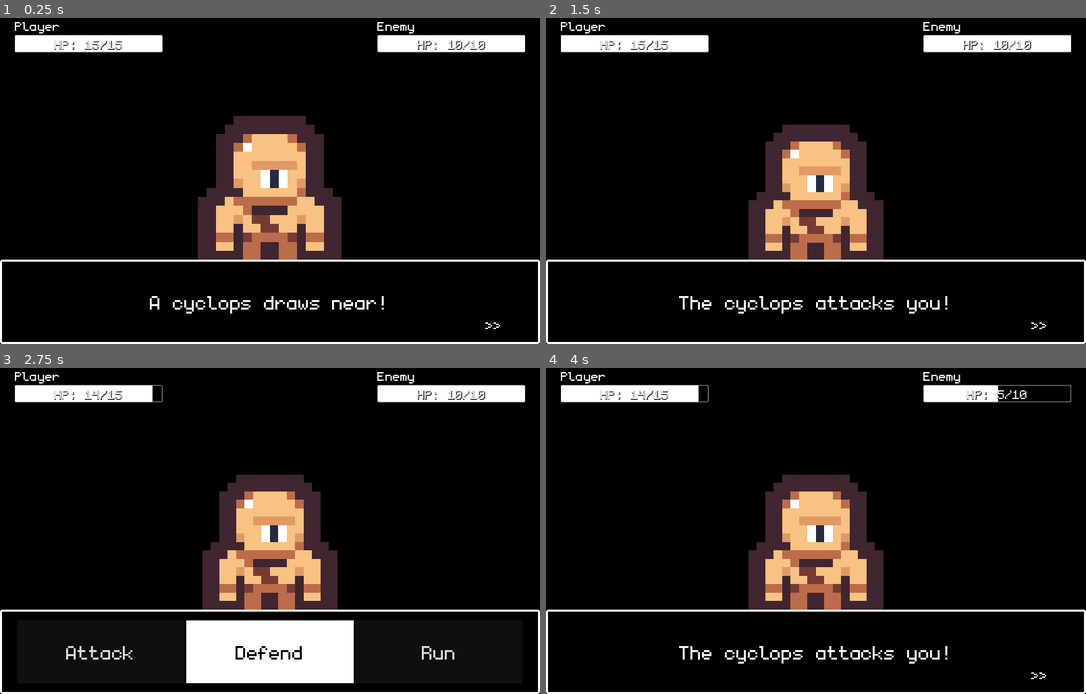
Above: before the commit, frames 1-4 (two rows, left to right).
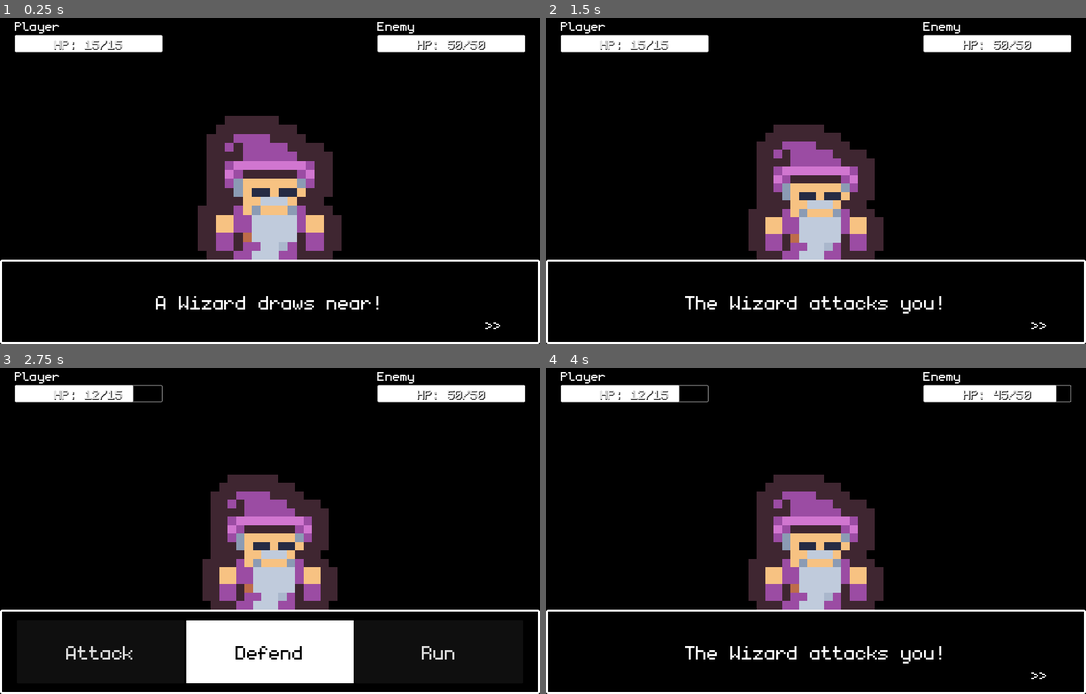
Above: after the commit, the same moments.

Repository: Teeohbee/TinyTown
Game: Godot game, scene res://scenes/battle.tscn
Two runs of this game, one before a commit and one after it. Both use one fixed random seed, a clock stepped at 60 frames per second and the inputs below. This scene is started directly instead of the project's main scene.
Inputs:
- Up to frame 1 (0.25 s): no input
- Up to frame 2 (1.5 s): tap Enter (ui_accept) at 0.5, 0.77, 1.25 s; hold Right (ui_right) 0.53-1.28 s; hold Down (ui_down) from 1.28 s (still down)
- Up to frame 3 (2.75 s): tap Enter (ui_accept) at 1.52, 2 s; release Down (ui_down) at 2.03 s; hold Right (ui_right) from 2.03 s (still down)
- Up to frame 4 (4 s): release Right (ui_right) at 2.75 s; click "Attack" at 2.75 s; tap Enter (ui_accept) at 3.5, 3.77 s; hold Up (ui_up) from 3.53 s (still down)

The runs differ from the first frame. In frame 1, 7.6% of the frame differs, in the area x 27-89%, y 6-91%; in frame 2, 6.9%; in frame 3, 6.2%; in frame 4, 7.7%, in the area x 17-95%, y 5-91%.

Commit message:
Battle now dynamically loads boss

Diff:
--- a/scenes/battle.tscn
+++ b/scenes/battle.tscn
@@ -227,9 +227,8 @@
 layout_mode = 2
 theme_override_styles/background = SubResource("StyleBoxFlat_4t85v")
 theme_override_styles/fill = SubResource("StyleBoxFlat_yuqch")
-max_value = 10.0
+max_value = 999.0
 step = 1.0
-value = 6.0
 show_percentage = false
 
 [node name="Label" type="Label" parent="EnemyHealth/ProgressBar"]
--- a/scripts/battle.gd
+++ b/scripts/battle.gd
@@ -9,20 +9,26 @@
 
 var cyclops_scene = "res://scenes/enemies/cyclops.tscn"
 var wizard_scene = "res://scenes/enemies/wizard.tscn"
-
-@onready var enemy = load(cyclops_scene).instantiate()
-@onready var enemy_name = enemy.enemy_name
+var enemy
 
 
 # Called when the node enters the scene tree for the first time.
 func _ready():
+	setup_enemy()
+	update_health_bar($EnemyHealth/ProgressBar, enemy)
+	update_health_bar($PlayerHealth/ProgressBar, PlayerState)
+	show_text_box("A " + enemy.name + " draws near!")
+	await self.text_box_closed
+	hide_text_box()
+
+
+func setup_enemy():
+	if PlayerState.engaging_boss:
+		enemy = load(wizard_scene).instantiate()
+	else:
+		enemy = load(cyclops_scene).instantiate()
 	add_child(enemy)
 	enemy.get_node("AnimationPlayer").play(INTRO_ANIMATION)
-	update_health_bar($EnemyHealth/ProgressBar, enemy)
-	update_health_bar($PlayerHealth/ProgressBar, PlayerState)
-	show_text_box("A " + enemy_name + " draws near!")
-	await self.text_box_closed
-	hide_text_box()
 
 
 # Called every frame. 'delta' is the elapsed time since the previous frame.
@@ -47,7 +53,7 @@
 
 
 func _on_attack_pressed():
-	show_text_box("You attack " + enemy_name + "!")
+	show_text_box("You attack " + enemy.name + "!")
 	await self.text_box_closed
 	enemy.health = max(0, enemy.health - PlayerState.damage)
 	update_health_bar($EnemyHealth/ProgressBar, enemy)
@@ -67,7 +73,7 @@
 
 
 func enemy_turn(defending: bool = false):
-	show_text_box("The " + enemy_name + " attacks you!")
+	show_text_box("The " + enemy.name + " attacks you!")
 	await self.text_box_closed
 	var damage = enemy.damage / 2 if defending else enemy.damage
 	PlayerState.health = max(0, PlayerState.health - damage)
@@ -89,7 +95,7 @@
 func enemy_death():
 	enemy.get_node("AnimationPlayer").play("death")
 	await enemy.get_node("AnimationPlayer").animation_finished
-	show_text_box("You defeated " + enemy_name + "!")
+	show_text_box("You defeated " + enemy.name + "!")
 	await self.text_box_closed
 	show_text_box("You earned " + str(enemy.experience_earned) + " experience!")
 	await self.text_box_closed
--- a/scripts/player.gd
+++ b/scripts/player.gd
@@ -63,6 +63,7 @@
 	talking = false
 	$Camera/CanvasLayer/DialoguePanel.hide()
 	if collider.name == "Wizard":
+		PlayerState.engaging_boss = true
 		SceneTransition.change_scene_to_file(BATTLE_SCENE_PATH)
 
 
--- a/scripts/player_state.gd
+++ b/scripts/player_state.gd
@@ -11,6 +11,7 @@
 @export var level = 1
 @export var experience = 0
 @export var experience_required = 10
+@export var engaging_boss = true
 
 
 func progress_quest_status():
